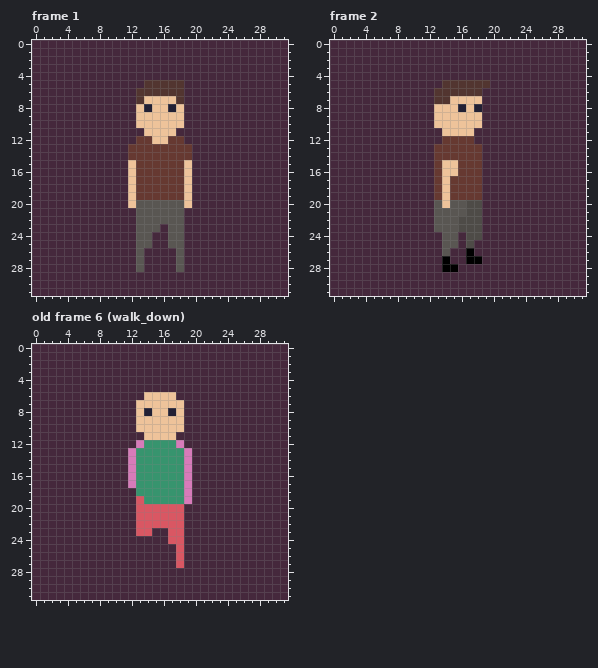
Pixel-art file: packages/test/www/assets/spritesheets/pawn.aseprite. This is how it looked before the edit.
32x32 pixels, 26 frames. Shown: frame 1, frame 2, old frame 6 (walk_down).
New version:
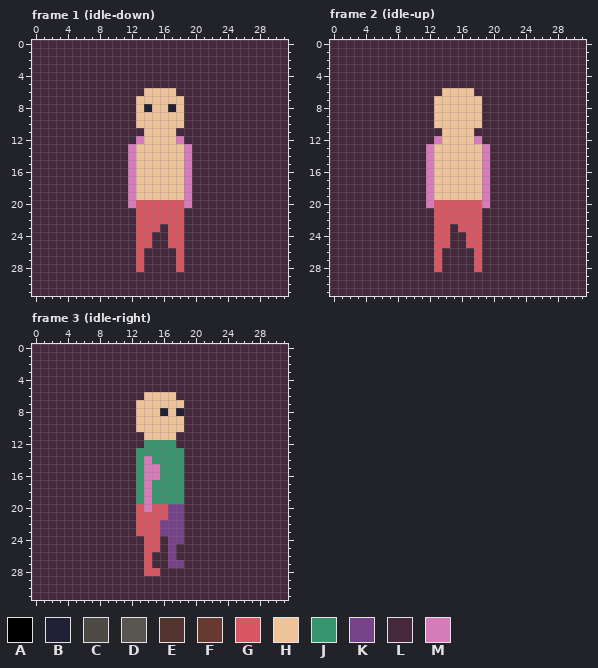
Palette (. is transparent): A #000000  B #222034  C #4e4b47  D #595652  E #523530  F #663931  G #d95763  H #eec39a  J #37946e  K #76428a  L #45283c  M #d77bba
A new or re-ordered frame is compared with the old frame closest to it.
The edit:
frames 26 -> 27
Frame 1 (idle-down), layer "Bow":
y 5: x 14..18 EEEEE -> LLLLL
y 6: x 13..18 EEEEEE -> LHHHHL
y 7: x 13 E -> H; x 18 E -> H
y 12: x 13..14 FF -> MH; x 17..18 FF -> HM
y 13..14: x 12..19 FFFFFFFF -> MHHHHHHM
y 15..19: x 12..19 HFFFFFFH -> MHHHHHHM
y 20: x 12..19 HDDDDDDH -> MGGGGGGM
y 21..22: x 13..18 DDDDDD -> GGGGGG
y 23: x 13..15 DDD -> GGG; x 17..18 DD -> GG
y 24..25: x 13..14 DD -> GG; x 17..18 DD -> GG
y 26..28: x 13 D -> G; x 18 D -> G
Frame 2 (idle-up), layers "Bow", "Layer 2":
y 5: x 14..19 EEEEEE -> LLLLLL
y 6: x 13..18 EEEEEE -> LHHHHL
y 7: x 13..14 EE -> HH
y 8: x 16 B -> H; x 18 B -> H
y 12: x 13..18 LFFFFL -> MHHHHM
y 13..14: x 12..19 LFFFFFFL -> MHHHHHHM
y 15..16: x 12..13 LF -> MH; x 16..19 FFFL -> HHHM
y 17..19: x 12..13 LF -> MH; x 15..19 FFFFL -> HHHHM
y 20: x 12..19 LDHDDCCL -> MGGGGGGM
y 21: x 13..18 DDDDCC -> GGGGGG
y 22: x 13..18 DDDCCC -> GGGGGG
y 23: x 13..18 DDDCCC -> GGLGGG
y 24: x 13..15 LDD -> GGL; x 17..18 CC -> GG
y 25: x 13..15 LDD -> GGL; x 17..18 CL -> GG
y 26: x 13..14 LD -> GL; x 17..18 AL -> LG
y 27: x 13..14 LA -> GL; x 17..18 AA -> LG
y 28: x 13..15 LAA -> GLL; x 18 L -> G
Frame 3 (idle-right) is new; against old frame 6 (walk_down), layer "Layer 2":
y 8: x 14 B -> H; x 16..18 HBH -> BHB
y 12: x 13 M -> L; x 18 M -> L
y 13: x 12 M -> L; x 19 M -> L
y 14: x 12 M -> L; x 14 J -> M; x 19 M -> L
y 15..16: x 12 M -> L; x 14..15 JJ -> MM; x 19 M -> L
y 17: x 12 M -> L; x 14 J -> M; x 19 M -> L
y 18: x 14 J -> M; x 19 M -> L
y 19: x 13..14 GJ -> JM; x 19 M -> L
y 20: x 14 G -> M; x 17..18 GG -> KK
y 21: x 17..18 GG -> KK
y 22: x 16..18 GGG -> KKK
y 23: x 15..18 LLGG -> GKKK
y 24: x 14..15 LL -> GG; x 17..18 GG -> KK
y 25: x 14..15 LL -> GG; x 17..18 LG -> KL
y 26: x 14 L -> G; x 17..18 LG -> KL
y 27: x 14 L -> G; x 17..18 LG -> KK
y 28: x 14..15 LL -> GG
Pixel boxes of the changes (left, top, right, bottom) in both pictures:
changed: (136, 80, 184, 104)
changed: (128, 136, 192, 272)
changed: (434, 80, 490, 112)
changed: (426, 136, 490, 272)
changed: (144, 408, 184, 416)
changed: (128, 440, 192, 576)
